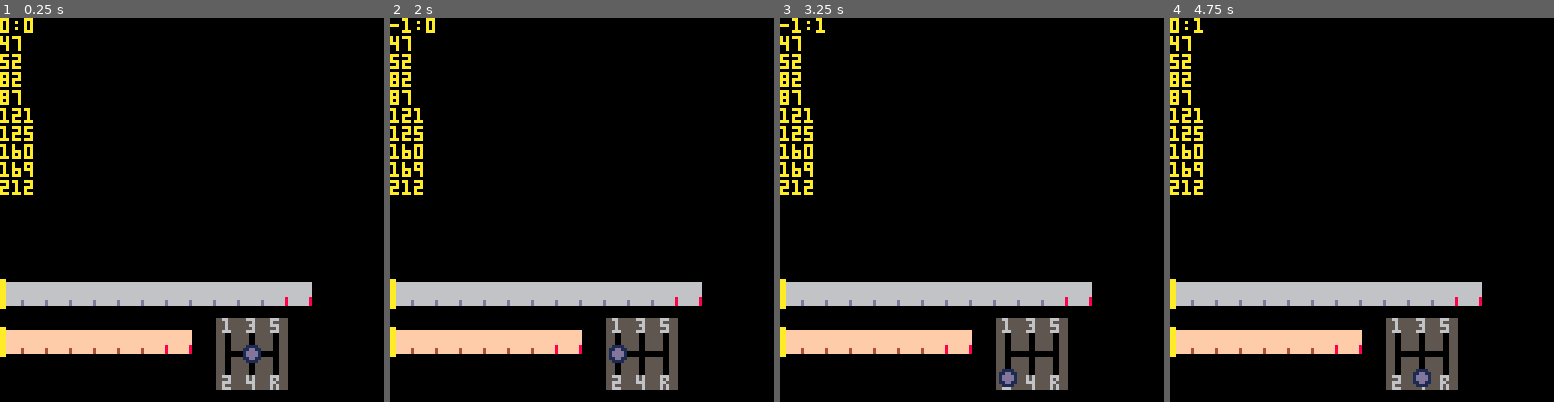
Above: before the commit, frames 1-4 (left to right).
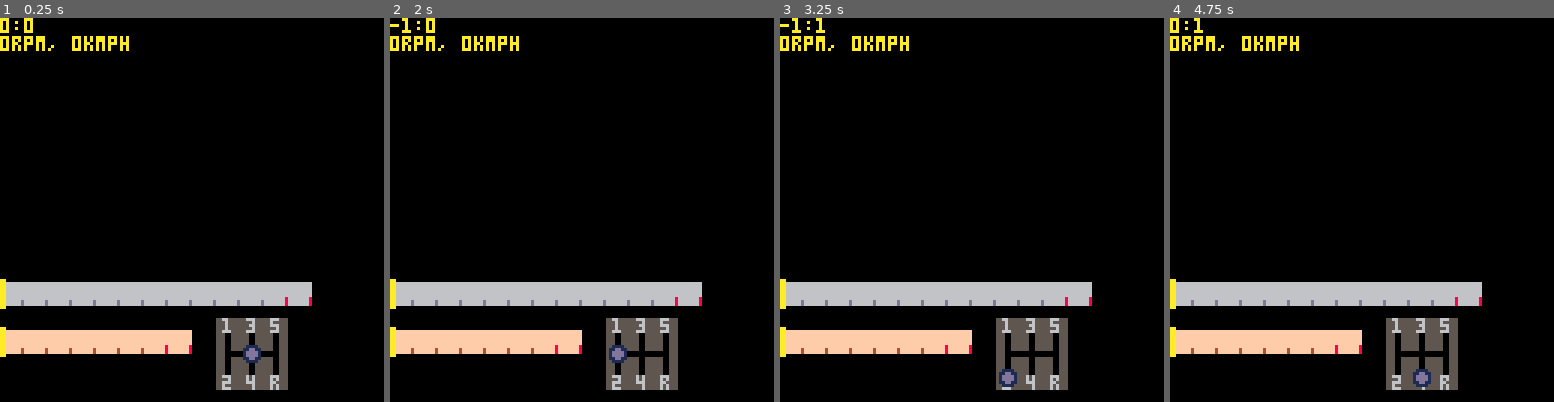
Above: after the commit, the same moments.

Repository: VedVid/PICOdrag
Game: PICO-8 cartridge picodrag.p8
The game is run twice, just before and just after one commit, with the same random seed, the same clock (stepped at 60 frames per second) and the same inputs.
Inputs:
- Up to frame 1 (0.25 s): no input
- Up to frame 2 (2 s): tap O (Z key) at 0.33, 0.7, 1.43 s; hold Left from 1.97 s (still down)
- Up to frame 3 (3.25 s): tap O (Z key) at 2.22, 3.1 s; release Left at 2.37 s; hold Down 2.42-2.82 s; hold Right from 2.87 s (still down)
- Up to frame 4 (4.75 s): release Right at 3.53 s; hold Up 3.58-4.08 s; tap O (Z key) at 3.98 s; hold Right 4.13-4.53 s; hold Down from 4.58 s (still down)

The runs differ from the first frame. In frame 1, 1.8% of the frame differs, in the area x 0-34%, y 4-47%; in frame 2, 1.8%; in frame 3, 1.8%; in frame 4, 1.8%.

Commit message:
Trying to update car values, but it does print nothing

Diff:
--- a/picodrag.p8
+++ b/picodrag.p8
@@ -11,6 +11,9 @@
 
 function _update()
  handle_keys()
+ if btnp(4) then
+  car_update(car)
+ end
 end
 
 function _draw()
@@ -19,17 +22,9 @@
  if ui.gearbox.current_gear then
   print(ui.gearbox.current_gear[1]..":"..ui.gearbox.current_gear[2])
  else
-  print("no")
- end
- print(calculate_speed(car,1,5500))
- print(calculate_speed(car,2,5500-2000))
- print(calculate_speed(car,2,5500))
- print(calculate_speed(car,3,5500-1500))
- print(calculate_speed(car,3,5500))
- print(calculate_speed(car,4,5500-1200))
- print(calculate_speed(car,4,5500))
- print(calculate_speed(car,5,5500-1100))
- print(calculate_speed(car,5,5500))
+  print("no gearbox info")
+ end
+ print(car.current_rpm.."rpm, "..car.current_speed.."kmph")
 end
 
 -->8
@@ -305,13 +300,25 @@
   {car.gear_five_vmax,
    car.gear_five_time,
    car.gear_five_dropdown}}
+ car.current_gear = 0
+ car.current_rpm = 0
+ car.current_speed = 0
  return car
 end
 
-function calculate_speed(car, gear, rpm)
- local speed = flr((rpm / car.rpm_max) *
-  car.gears_data[gear][1])
+function calculate_speed(car)
+ local speed = flr((car.current_rpm / car.rpm_max) *
+  car.gears_data[gear][car.current_gear])
  return speed
+end
+
+function car_update(car)
+ if car.current_gear == 0 then
+  return false
+ end
+ car.current_rpm += 70
+ car.current_speed = calculate_speed(car)
+ return true
 end
 
 -- useful links:
